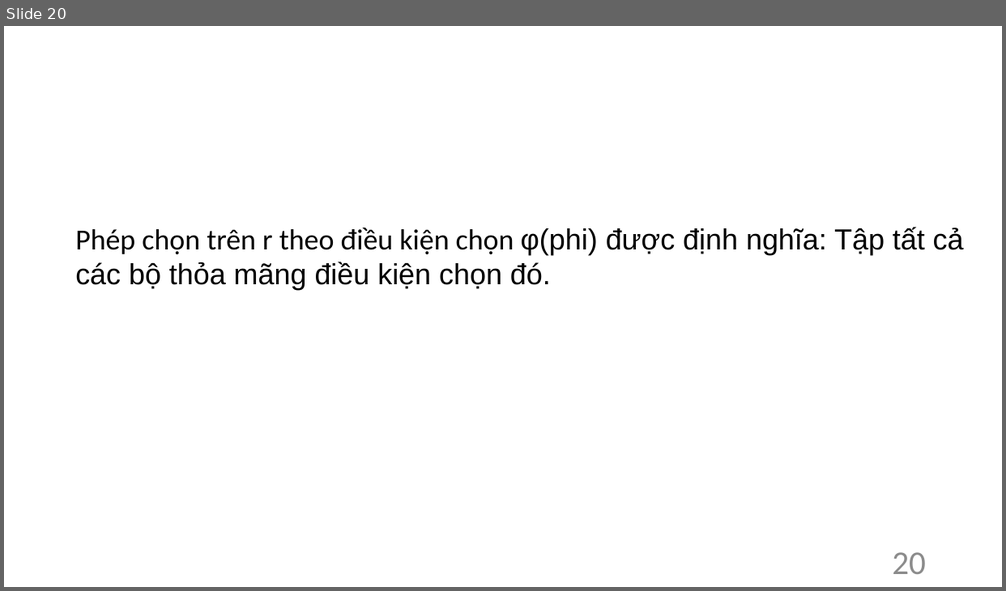
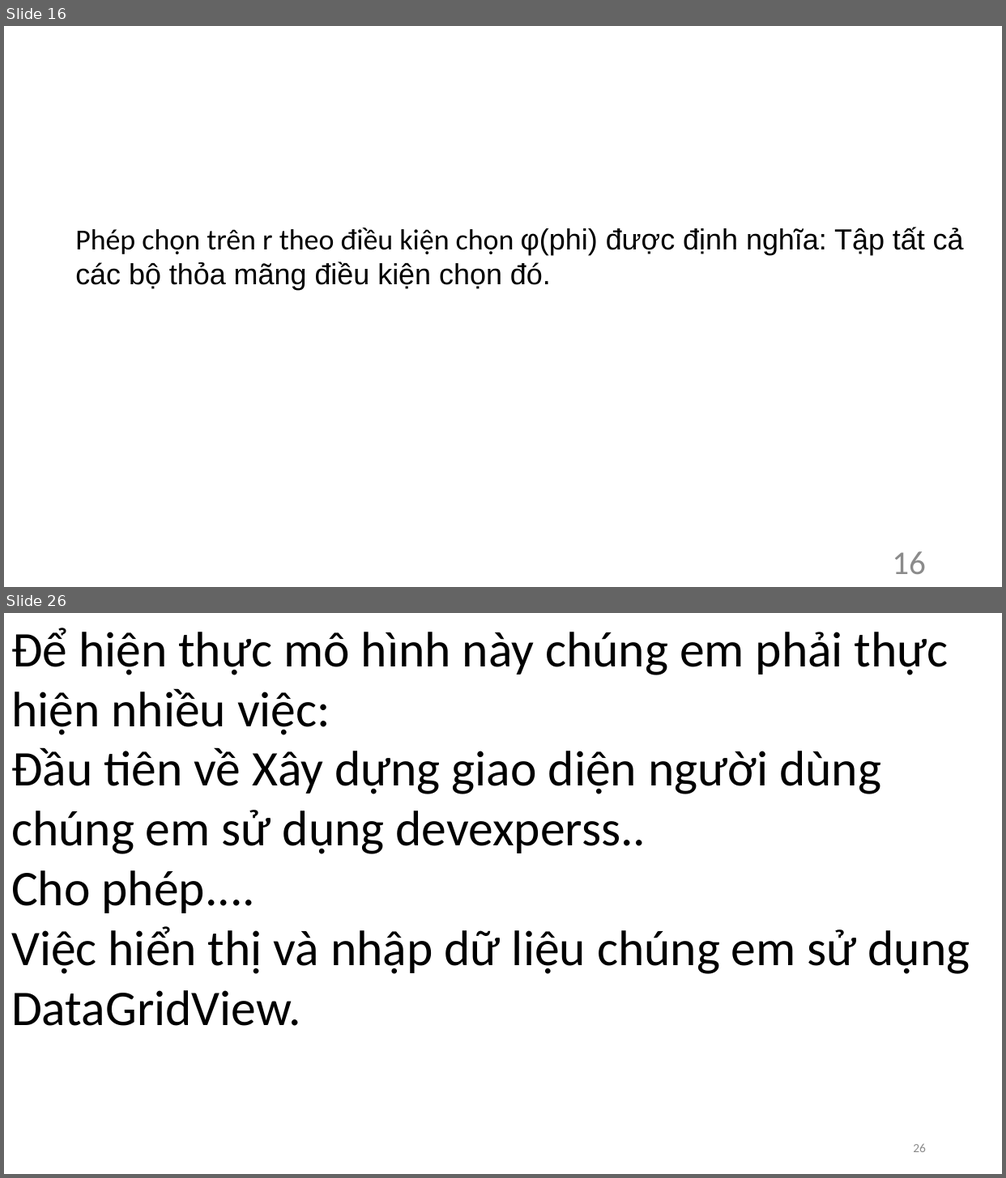
Before and after one commit to Nguyen-Dinh-Sang/PRDB_SQLine, a slide deck: Document/KLTN_Script.pptx. Shown one above the other, each under a label of ours: slide 20 before the commit, slides 16 and 26 after it; the slides between them are not shown. The pictures are 1006x591 and 1006x1178 pixels, drawn with LibreOffice and Linux fonts; fonts in the diff are those of the drawing. Boxes give left, top, right and bottom in pixels: in the first picture for what was removed or moved away, otherwise in the second. Text is boxed around its words. In the diff, an @@ line names an element or a change of style, - is before the commit and + after.

```diff
--- a/Document/KLTN_Script.pptx
+++ b/Document/KLTN_Script.pptx
@@ slide 26 added at (4, 613, 1002, 1174), background #FFFFFF @@
@@ text added at (11, 628, 970, 1026), 48 pt, text #000000 @@
+Để hiện thực mô hình này chúng em phải thực hiện nhiều việc:
+Đầu tiên về Xây dựng giao diện người dùng chúng em sử dụng devexperss..
+Cho phép....
+Việc hiển thị và nhập dữ liệu chúng em sử dụng DataGridView.
@@ page number added at (913, 1144, 926, 1152), 12 pt, text #8C8C8C @@
+26
@@ what was slide 20 is now slide 16 @@
@@ page number at (892, 552, 926, 574): text changed @@
-20
+16
```
Also in this commit, not shown: 2 slides changed, 14 other slides added, 10 slides removed, 2 other files.
